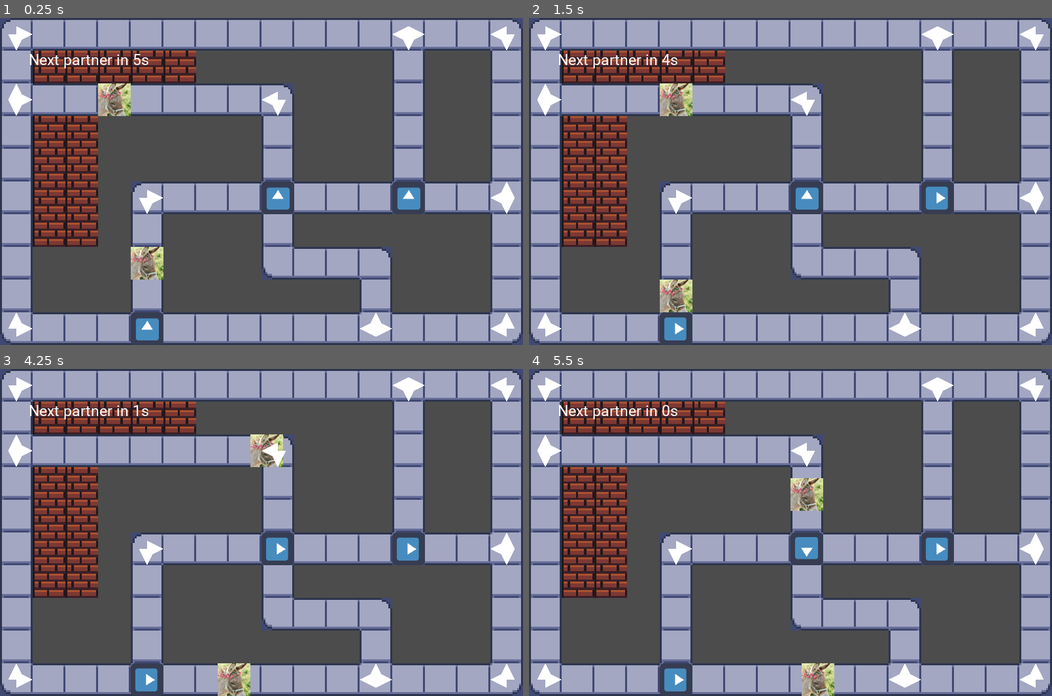
Above: before the commit, frames 1-4 (two rows, left to right).
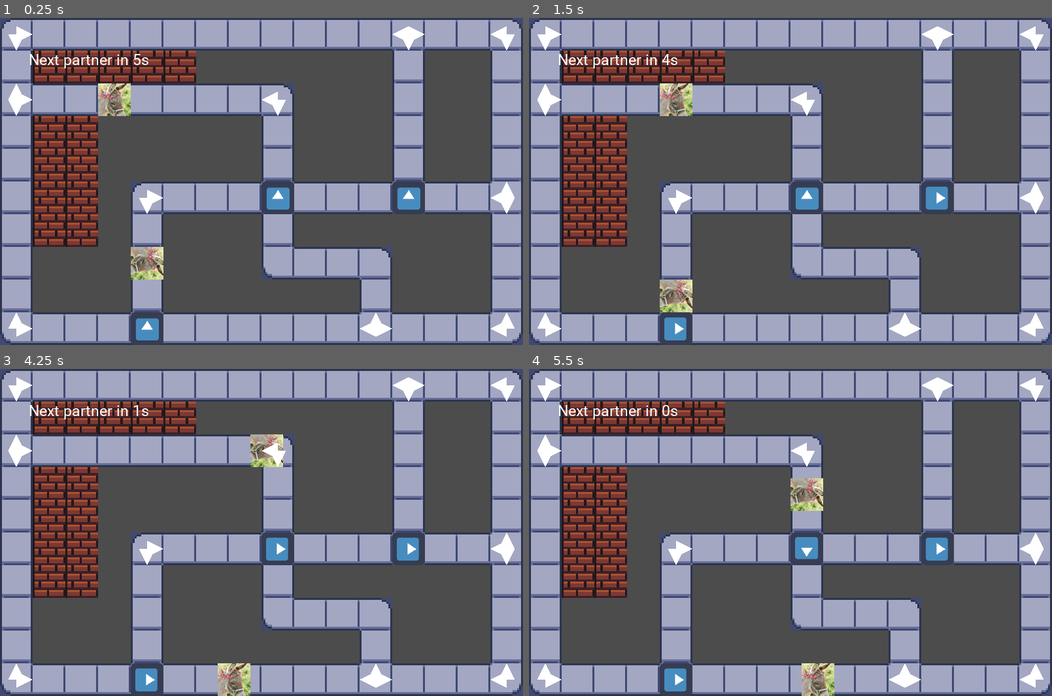
Above: after the commit, the same moments.

Repository: allemansratten/sos
Game: Godot game, scene res://scenes/Game.tscn
The game is run twice, just before and just after one commit, with the same random seed, the same clock (stepped at 60 frames per second) and the same inputs. The engine's default icon, where the game draws it, is replaced by a stand-in: a white triangle on a blue panel in a dark square.
Inputs (mouse positions are in pixels of both pictures, inside the frame that each line leads up to):
- Up to frame 1 (0.25 s): no input
- Up to frame 2 (1.5 s): tap Enter at 0.5 s; move the mouse to (675, 328) at 0.52 s; click (675, 328) at 0.67 s; move the mouse to (936, 197) at 1.27 s; click (936, 197) at 1.42 s
- Up to frame 3 (4.25 s): move the mouse to (277, 548) at 2.02 s; click (277, 548) at 2.17 s; move the mouse to (235, 597) at 2.77 s; click (235, 597) at 2.92 s; move the mouse to (418, 581) at 3.52 s; click (418, 581) at 3.67 s
- Up to frame 4 (5.5 s): move the mouse to (633, 483) at 4.27 s; click (633, 483) at 4.42 s; move the mouse to (816, 532) at 5.02 s; click (816, 532) at 5.17 s

The runs differ from the first frame. In frame 1, 0.5% of the frame differs, in the area x 25-32%, y 70-80%; in frame 2, 0.5%; in frame 3, 0.4%; in frame 4, 0.5%.

Commit message:
Important change

Diff:
--- a/scripts/partner.gd
+++ b/scripts/partner.gd
@@ -36,6 +36,9 @@
 
 	dir_x = d_x
 	dir_y = d_y
+
+	# Hack to rotate the sprite
+	set_direction(get_direction())
 
 
 func random_color_choice(n_colors=2):
@@ -146,6 +149,7 @@
 func set_direction(direction):
 	dir_x = [0, 1, 0, -1][direction]
 	dir_y = [-1, 0, 1, 0][direction]
+	rotation = (direction - 1) * 0.5 * PI
 
 
 func collide_with_crossroads(crossroads):
